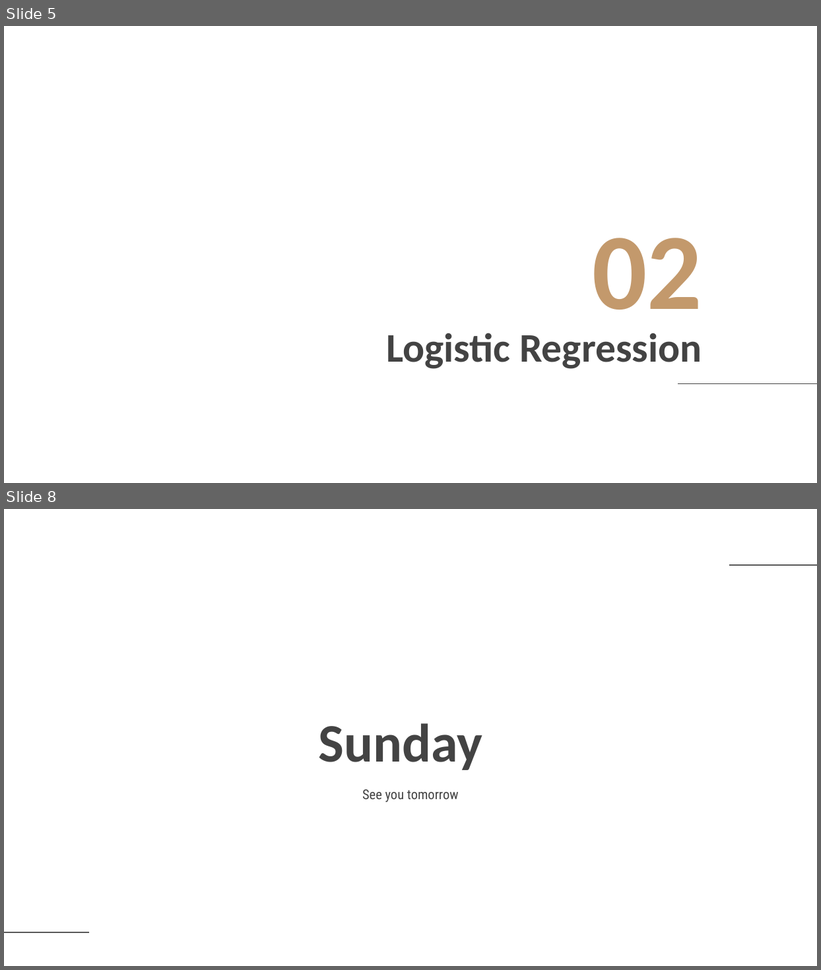
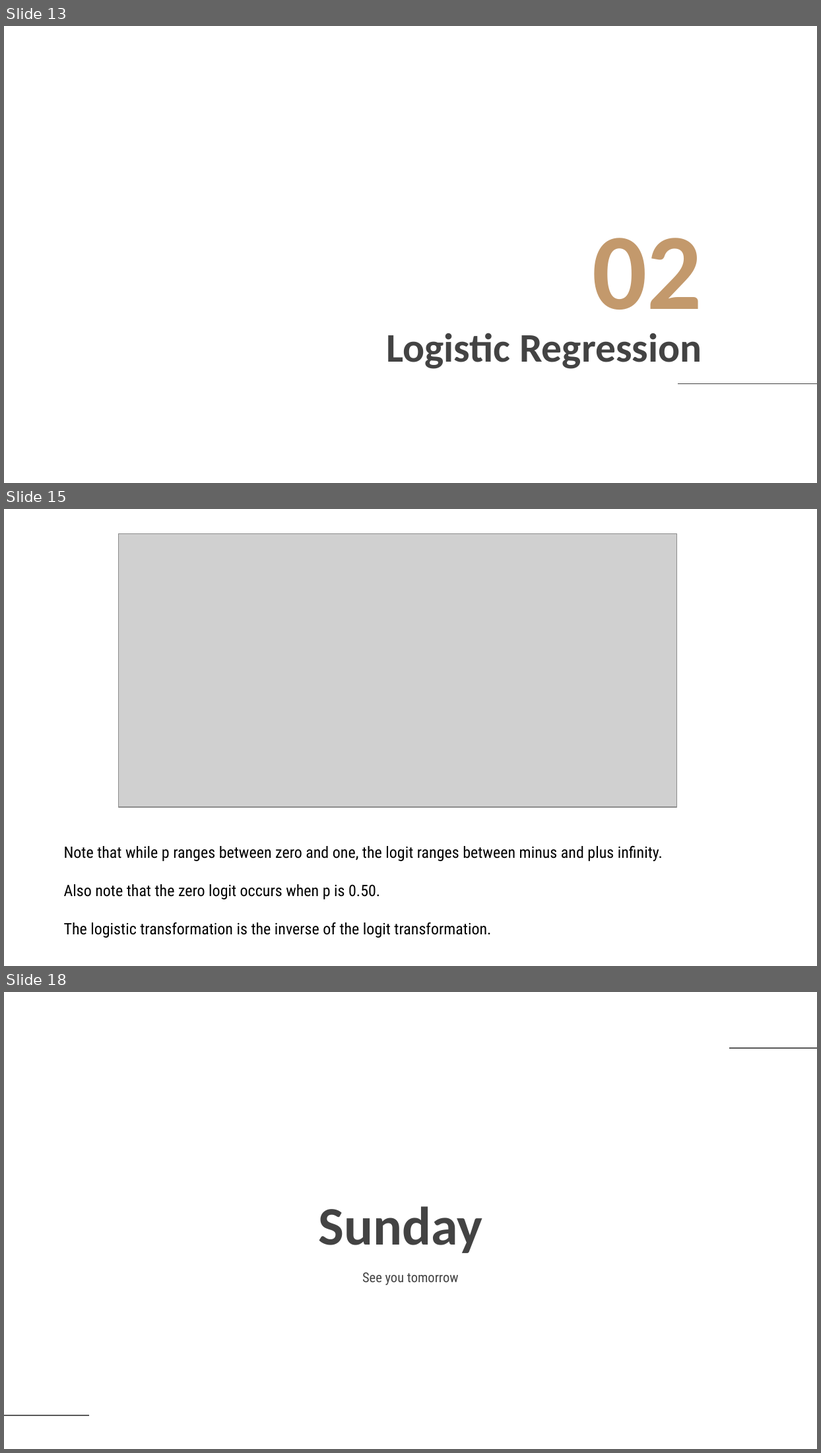
Before and after one commit to glosaCarbon/kodluyoruz_carbon_veri_bilimi_bootcamp, a slide deck: week3/Kodluyoruz_Carbon_Bootcamp_Week03.pptx. Shown one above the other, each under a label of ours: slides 5 and 8 before the commit, slides 13, 15 and 18 after it; the slides between them are not shown. The pictures are 821x970 and 821x1453 pixels, drawn with LibreOffice and Linux fonts; fonts in the diff are those of the drawing; grey boxes stand for pictures; background and template pictures are left out. Boxes give left, top, right and bottom in pixels: in the first picture for what was removed or moved away, otherwise in the second. Text is boxed around its words. In the diff, an @@ line names an element or a change of style, - is before the commit and + after.

```diff
--- a/week3/Kodluyoruz_Carbon_Bootcamp_Week03.pptx
+++ b/week3/Kodluyoruz_Carbon_Bootcamp_Week03.pptx
@@ slide 15 added at <box>4,509,817,966</box>, background picture (left out) @@
@@ picture added at <box>119,534,677,807</box> @@
@@ text added at <box>64,846,663,938</box>, 14 pt, text #000000 @@
+Note that while p ranges between zero and one, the logit ranges between minus and plus infinity.
+Also note that the zero logit occurs when p is 0.50.
+The logistic transformation is the inverse of the logit transformation.
@@ what was slide 5 is now slide 13 @@
@@ what was slide 8 is now slide 18 @@
```
Also in this commit, not shown: 1 slide changed, 11 other slides added, 2 slides removed.
